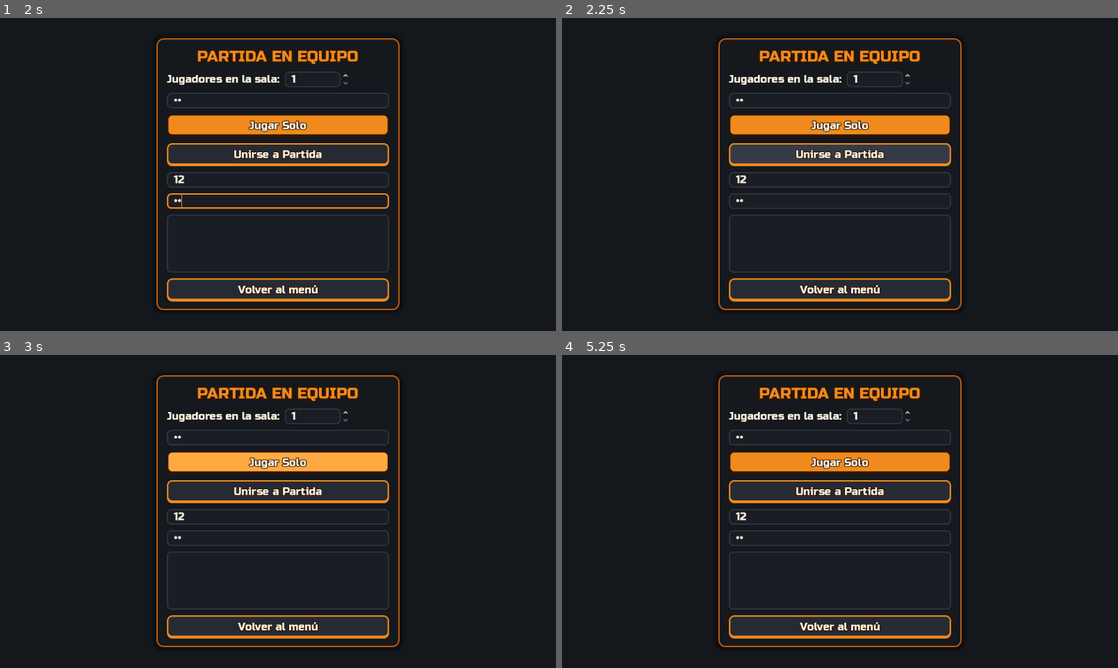
Above: before the commit, frames 1-4 (two rows, left to right).
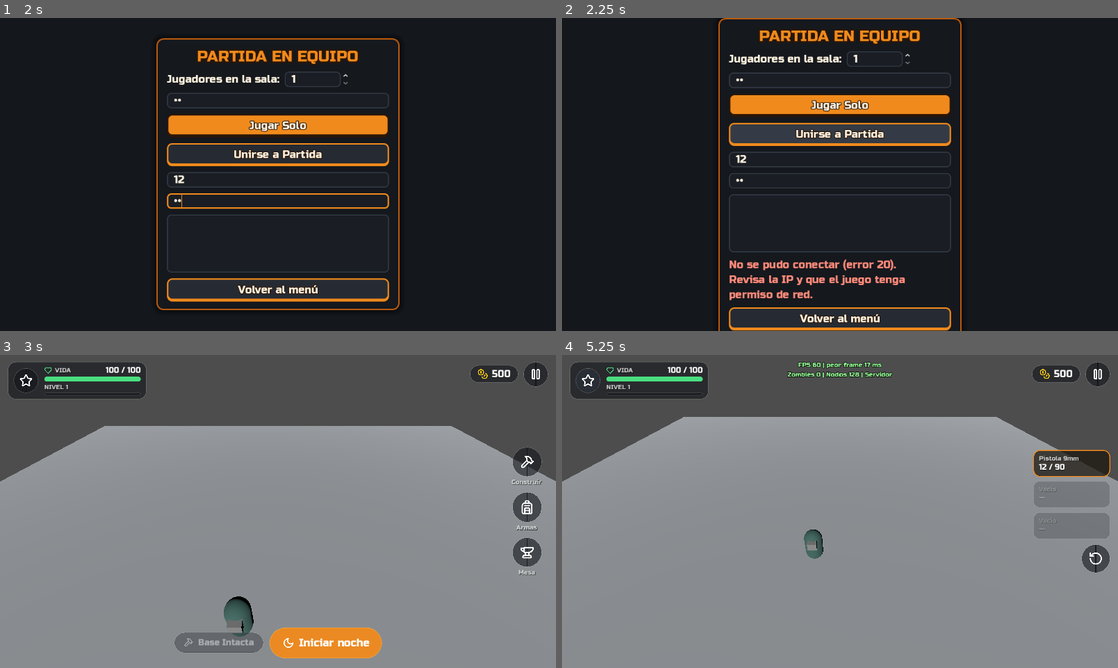
Above: after the commit, the same moments.

Repository: Baloocito/TopindeZombiesGame
Game: Godot game, scene res://scenes/menu_principal.tscn
The game is run twice, just before and just after one commit, with the same random seed, the same clock (stepped at 60 frames per second) and the same inputs.
Inputs (mouse positions are in pixels of both pictures, inside the frame that each line leads up to):
- Up to frame 1 (2 s): click "Jugar" at 0.5 s; click (278, 99) at 1.27 s; type "12" at 1.35 s; click (278, 180) at 1.5 s; type "12" at 1.58 s; click (278, 199) at 1.73 s; type "12" at 1.82 s
- Up to frame 2 (2.25 s): click "Unirse a Partida" at 2 s
- Up to frame 3 (3 s): click "Jugar Solo" at 2.75 s
- Up to frame 4 (5.25 s): click (840, 461) at 3.5 s, where only the run before the commit has a clickable "Jugar Solo"; click (890, 642) at 4.25 s, where only the run after the commit has a clickable "Iniciar noche"; click (589, 380) at 5.02 s

Frame 1 is identical in both runs. In frame 2, 16% of the frame differs, in the area x 28-72%, y 0-100%; in frame 3, 97%; in frame 4, 97%, in the area x 0-100%, y 0-100%.

Commit message:
Android: jugar solo sin red, permiso de red en el APK y errores visibles
En el telefono "Jugar Solo" y "Crear partida" no hacian nada: el APK se
exportaba sin el permiso INTERNET, Android no dejaba abrir el puerto y el
error solo se imprimia en la consola.

- permisos INTERNET, ACCESS_NETWORK_STATE y ACCESS_WIFI_STATE activados
- "Jugar Solo" usa OfflineMultiplayerPeer: no abre ningun puerto, funciona
  sin conexion (probado: noche, zombies, loot, XP y construccion)
- los errores de crear o unirse a una sala se muestran en el lobby

Co-Authored-By: Claude Opus 5.5 <noreply@anthropic.com>
Claude-Session: https://claude.ai/code/session_01SkoGsYVvcyhCwY8ZcnQf1n

Diff:
--- a/scripts/lobby.gd
+++ b/scripts/lobby.gd
@@ -180,14 +180,20 @@
 	# Partida nueva salvo que venga de "Continuar partida".
 	if not _continuando:
 		EstadoPartida.partida_a_cargar = {}
-	var error = peer.create_server(EstadoPartida.PUERTO_RED, MAX_CLIENTS)
-	if error != OK:
-		print("Error al crear el Host: ", error)
-		return
+	# Jugar solo no necesita red: con OfflineMultiplayerPeer el juego corre
+	# igual (somos el servidor, id 1) aunque el teléfono no tenga conexión o
+	# el sistema no deje abrir el puerto.
+	if cantidad_deseada <= 1:
+		multiplayer.multiplayer_peer = OfflineMultiplayerPeer.new()
+	else:
+		var error = peer.create_server(EstadoPartida.PUERTO_RED, MAX_CLIENTS)
+		if error != OK:
+			_mostrar_error("No se pudo crear la sala (error %d).\nRevisa que el juego tenga permiso de red." % error)
+			return
+		multiplayer.multiplayer_peer = peer
 
 	soy_host = true
 	contrasena_sala = input_contrasena_crear.text
-	multiplayer.multiplayer_peer = peer
 	print("¡Servidor Host creado! Esperando a los muchachos... (sala de ", cantidad_deseada, ")")
 
 	# EL HOST SE REGISTRA A SÍ MISMO (El Host SIEMPRE es el ID 1)
@@ -208,7 +214,7 @@
 
 	var error = peer.create_client(ip, EstadoPartida.PUERTO_RED)
 	if error != OK:
-		print("Error al configurar el cliente: ", error)
+		_mostrar_error("No se pudo conectar (error %d).\nRevisa la IP y que el juego tenga permiso de red." % error)
 		return
 
 	multiplayer.multiplayer_peer = peer
@@ -265,7 +271,20 @@
 
 func _on_falla_de_conexion():
 	print("Error de conexión. ¿El Host está activo?")
+	_mostrar_error("No se encontró la sala.\n¿El anfitrión ya la creó y están en la misma red?")
+	peer = ENetMultiplayerPeer.new()
+	multiplayer.multiplayer_peer = null
 	_mostrar_menu_conexion()
+
+# Los errores se muestran en pantalla (antes solo iban a la consola y en el
+# teléfono parecía que el botón no hacía nada).
+func _mostrar_error(texto: String):
+	push_warning(texto)
+	if label_estado_sala:
+		label_estado_sala.show()
+		label_estado_sala.text = texto
+		label_estado_sala.add_theme_color_override("font_color", Color("#ff8a7a"))
+		label_estado_sala.autowrap_mode = TextServer.AUTOWRAP_WORD_SMART
 
 # El cliente le pide entrar al host, mandando la contraseña que escribió (si
 # la sala no tiene, cualquier valor -- incluso vacío -- sirve).
@@ -329,6 +348,7 @@
 
 func _actualizar_estado_sala():
 	label_estado_sala.show()
+	label_estado_sala.remove_theme_color_override("font_color")
 	label_estado_sala.text = "Sala: %d/%d jugadores" % [jugadores_conectados.size(), cantidad_deseada]
 
 	if soy_host:
Not shown, changed: export_presets.cfg
